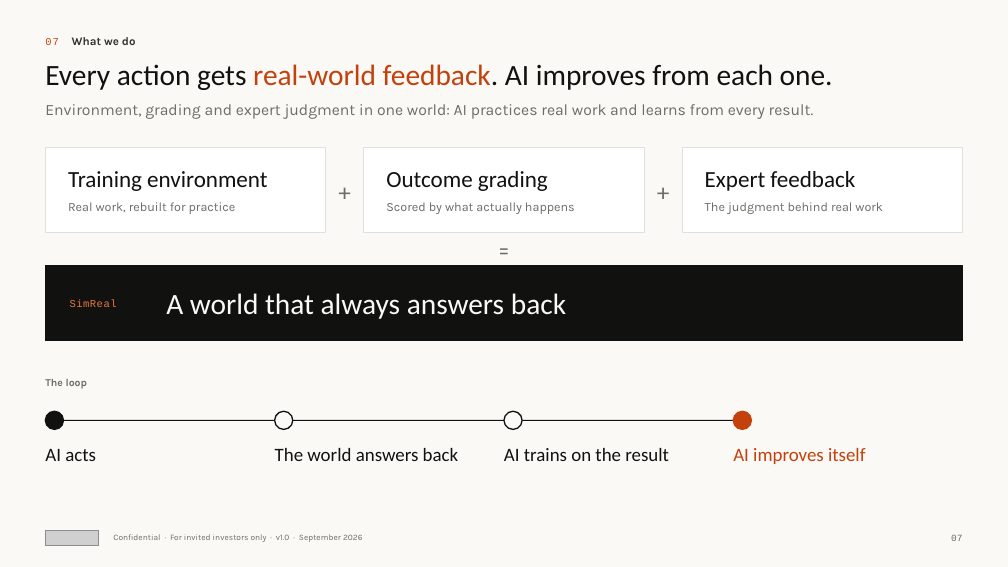
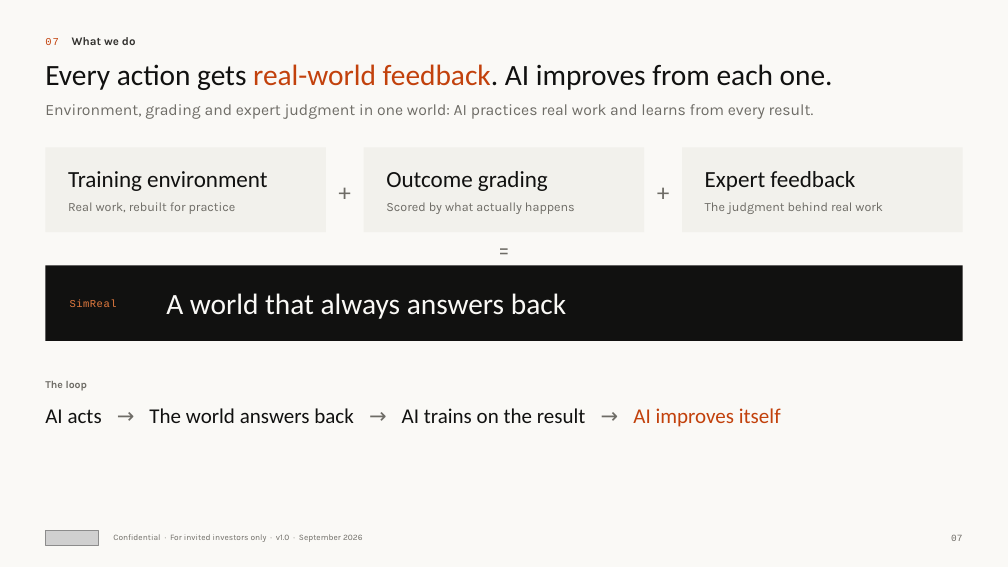
Before and after one commit to wangchen0802/Delta1, a slide deck: slide 7 of SimReal-Seed-Deck-EN.pptx. Drawn at 1008x567 pixels with LibreOffice and Linux fonts; fonts in the diff are those of the drawing; grey boxes stand for pictures. Boxes give left, top, right and bottom in pixels: in the first picture for what was removed or moved away, otherwise in the second. Text is boxed around its words. In the diff, an @@ line names an element or a change of style, - is before the commit and + after.

```diff
--- a/SimReal-Seed-Deck-EN.pptx
+++ b/SimReal-Seed-Deck-EN.pptx
@@ fill #FFFFFF to #F2F1EC; outline #E2E0DA 0.75 pt to none in 3 elements at box(45, 147, 326, 232), box(364, 147, 644, 232), box(682, 147, 963, 232) @@
@@ ellipse removed at box(45, 411, 64, 430) @@
@@ text added at box(45, 408, 781, 427), 20 pt, text #111110 @@
+AI acts → The world answers back → AI trains on the result → AI improves itself
@@ ellipse removed at box(274, 411, 293, 430) @@
@@ ellipse removed at box(504, 411, 523, 430) @@
@@ ellipse removed at box(734, 411, 752, 430) @@
@@ text removed at box(45, 449, 96, 461) @@
-AI acts
@@ line removed from (54, 420) to (743, 420) @@
@@ text removed at box(275, 448, 459, 461) @@
-The world answers back
@@ text removed at box(504, 448, 669, 461) @@
-AI trains on the result
@@ text removed at box(733, 448, 865, 464) @@
-AI improves itself
```
Also in this commit, not shown: 16 other slides changed, 4 other files.
